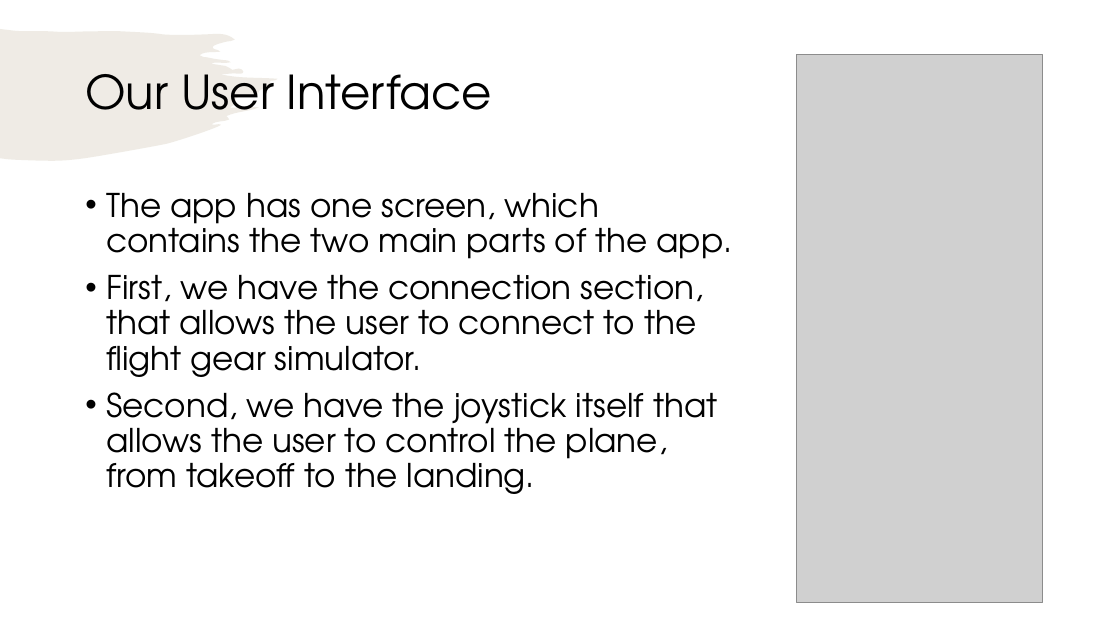
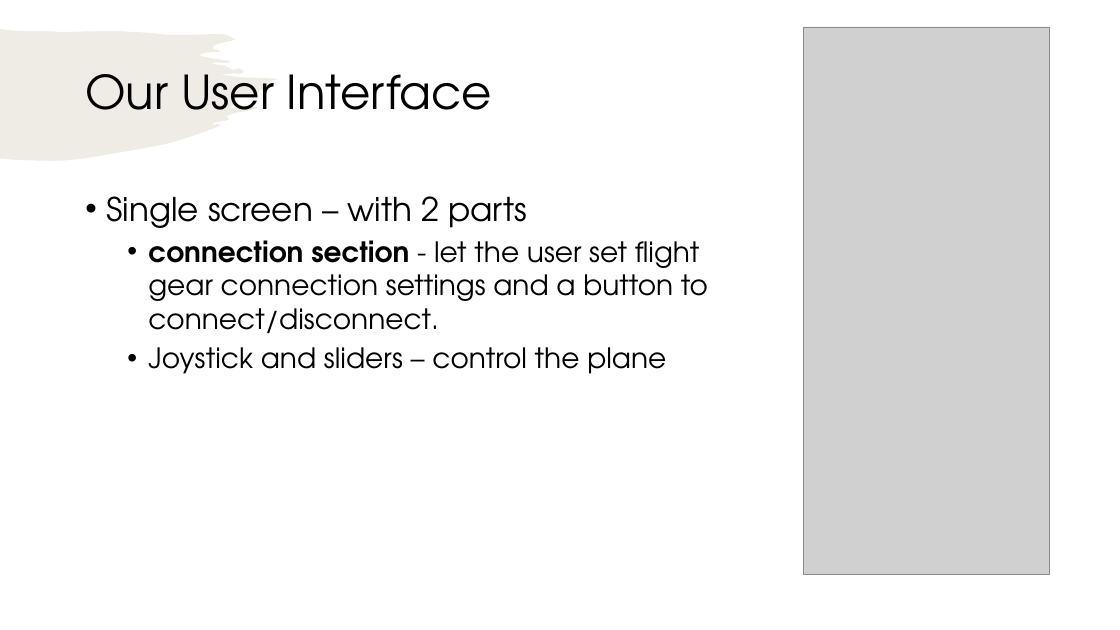
Before and after one commit to itayYaakov/FlightControllerAndroid, a slide deck: slide 3 of DesignExplanation/presentation.pptx. Drawn at 1120x630 pixels with LibreOffice and Linux fonts; fonts in the diff are those of the drawing; grey boxes stand for pictures. Boxes give left, top, right and bottom in pixels: in the first picture for what was removed or moved away, otherwise in the second. Text is boxed around its words. In the diff, an @@ line names an element or a change of style, - is before the commit and + after.

```diff
--- a/DesignExplanation/presentation.pptx
+++ b/DesignExplanation/presentation.pptx
@@ picture: place and size @@
-picture at bbox=[797, 55, 1044, 602]
+picture at bbox=[804, 27, 1050, 575]
@@ text at bbox=[106, 196, 708, 374]: text changed; size 28 to 24 pt @@
-• The app has one screen, which contains the two main parts of the app.
-• First, we have the connection section, that allows the user to connect to the flight gear simulator.
-• Second, we have the joystick itself that allows the user to control the plane, from takeoff to the landing.
+• Single screen – with 2 parts
+  • connection section - let the user set flight gear connection settings and a button to connect/disconnect.
+  • Joystick and sliders – control the plane
```
Also in this commit, not shown: 5 other slides changed, 1 slide added, 2 other files.
